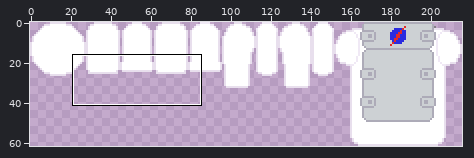
A sprite sheet gets an edit: Assets/Sprites/AstronautSpriteSheet.png. The picture above shows the old version from afar; the outline marks the close-up.
Close-up. Before the edit:
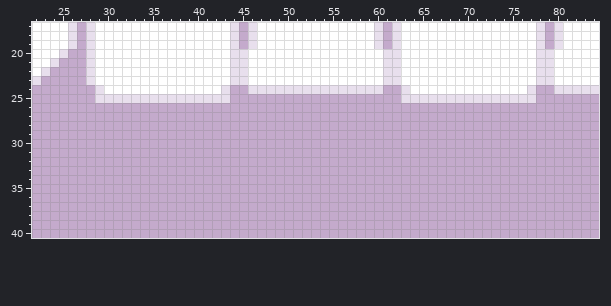
The file is 216x62 pixels. Shown: x 22..84, y 17..40.
The result:
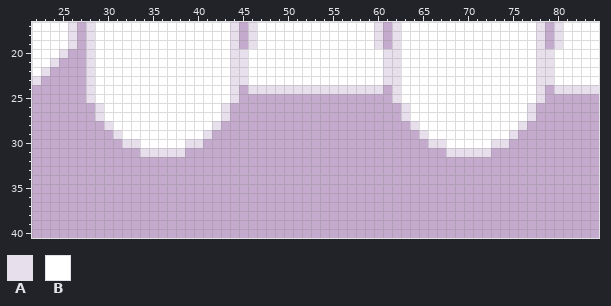
Palette (. is transparent): A #e8dfed  B #ffffff
Changes in this commit:
Changed rows in their new state; - is an unchanged pixel.
first column x 28:
24 AB-------------BA-----------------AB-------------BA
25 ABBBBBBBBBBBBBBBA-----------------ABBBBBBBBBBBBBBBA
26 -ABBBBBBBBBBBBBA-------------------ABBBBBBBBBBBBBA-
27 -ABBBBBBBBBBBBBA-------------------ABBBBBBBBBBBBBA-
28 --ABBBBBBBBBBBA---------------------ABBBBBBBBBBBA--
29 ---ABBBBBBBBBA-----------------------ABBBBBBBBBA---
30 ----AABBBBBAA-------------------------AABBBBBAA----
31 ------AAAAA-----------------------------AAAAA------
Pixel boxes of the changes (left, top, right, bottom) in both close-ups:
changed: (86, 85, 239, 157)
changed: (392, 85, 545, 157)
